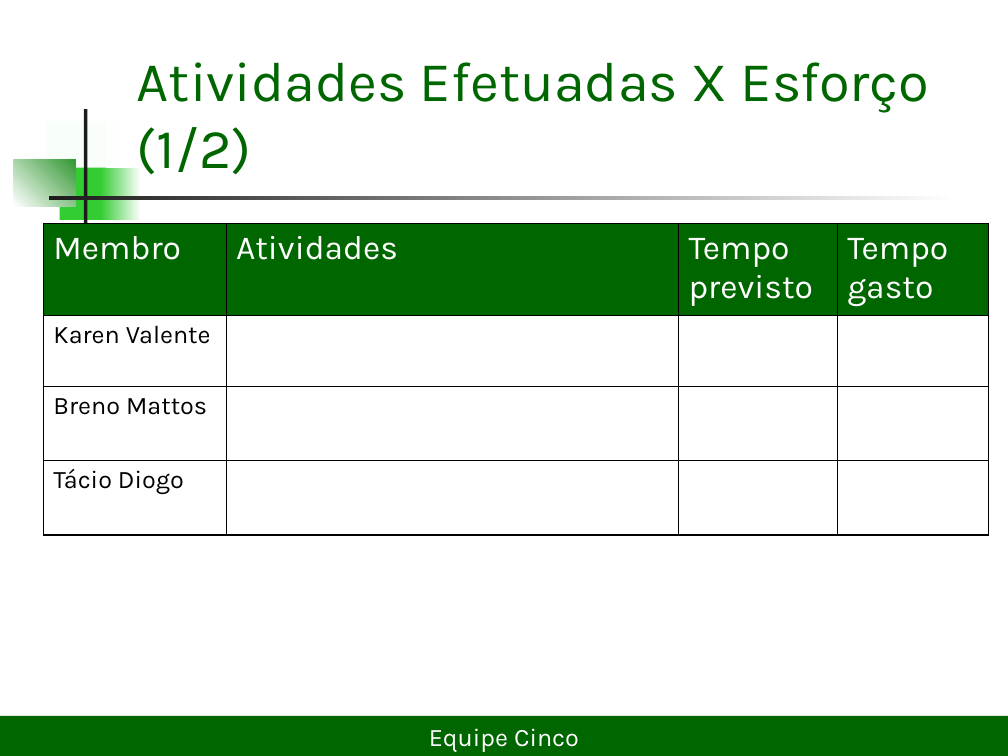
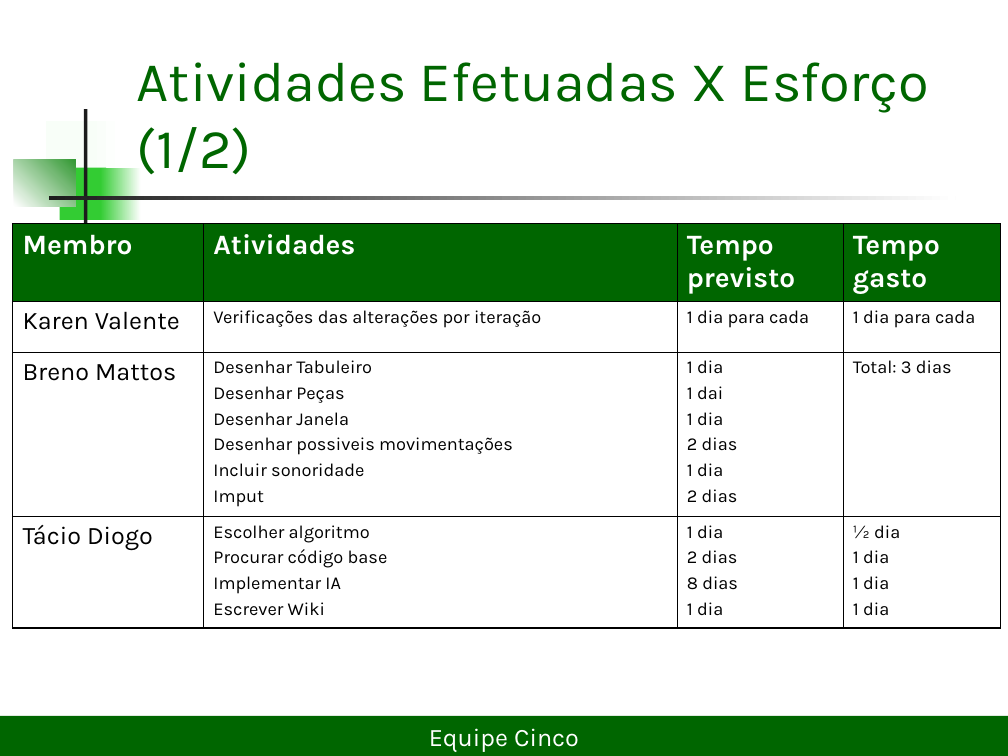
Before and after one commit to lDarthKill/xadrez-es2-compuff, a slide deck: slide 3 of Documentos/Projeto Xadrez2seminário.ppt. Drawn at 1008x756 pixels with LibreOffice and Linux fonts; fonts in the diff are those of the drawing. Boxes give left, top, right and bottom in pixels: in the first picture for what was removed or moved away, otherwise in the second. Text is boxed around its words. In the diff, an @@ line names an element or a change of style, - is before the commit and + after.

```diff
--- a/Documentos/Projeto Xadrez2seminário.ppt
+++ b/Documentos/Projeto Xadrez2seminário.ppt
@@ table at <box>13,224,1002,628</box> @@
-row 2: Karen Valente |  |  | 
+row 2: Karen Valente | Verificações das alterações por iteração | 1 dia para cada | 1 dia para cada
-row 3: Breno Mattos |  |  | 
+row 3: Breno Mattos | Desenhar Tabuleiro / Desenhar Peças / Desenhar Janela / Desenhar possiveis movimentações / Incluir sonoridade / Imput | 1 dia / 1 dai / 1 dia / 2 dias / 1 dia / 2 dias | Total: 3 dias
-row 4: Tácio Diogo |  |  | 
+row 4: Tácio Diogo | Escolher algoritmo / Procurar código base / Implementar IA / Escrever Wiki | 1 dia / 2 dias / 8 dias / 1 dia | ½ dia / 1 dia / 1 dia / 1 dia
@@ size 24 to 20 pt, bold on in "Membro", "Atividades", "Tempo previsto", "Tempo gasto" @@
@@ less space between paragraphs @@
@@ table: place and size @@
-table at <box>43,224,988,535</box>
+table at <box>13,224,1002,628</box>
```
Also in this commit, not shown: 4 other slides changed, 1 slide removed, 1 other file.
